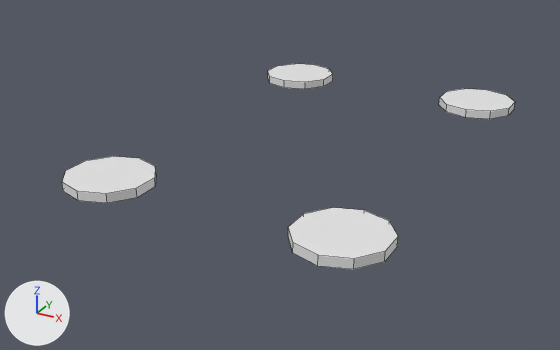
The FBX model assets/meshes/Car_Hover__neon7cf3ff.fbx as it was, and as the next commit left it.
One viewpoint serves both versions: a 50 mm lens placed at (1.86, -3.81, 1.61), pointed at (-0.14, -0.18, -0.21). The axes (+X, +Y, +Z) are drawn at lower left. The lights are the same throughout. The picture after the commit comes second. Mesh edges are drawn as thin lines. Where no turn or scale is listed for an object, it has been applied to the vertices.

Before the edit, the objects in view are built like this:
```python
me_car_hover_neon_7cf3ff = bpy.data.meshes.new('Car_Hover_neon#7cf3ff')
me_car_hover_neon_7cf3ff.from_pydata(...)  # a 10-sided cylinder along z spanning x -0.88..-0.42, y 0.81..1.29, z -0.03..0.02; a 10-sided cylinder along z spanning x 0.42..0.88, y 0.81..1.29, z -0.03..0.02; a 10-sided cylinder along z spanning x -0.88..-0.42, y -1.29..-0.81, z -0.02..0.03; a 10-sided cylinder along z spanning x 0.42..0.88, y -1.29..-0.81, z -0.02..0.03
ob_bake = bpy.data.objects.new('_bake', me_car_hover_neon_7cf3ff)
ob_bake.location = (0.0, 0.0, 0.0)
```
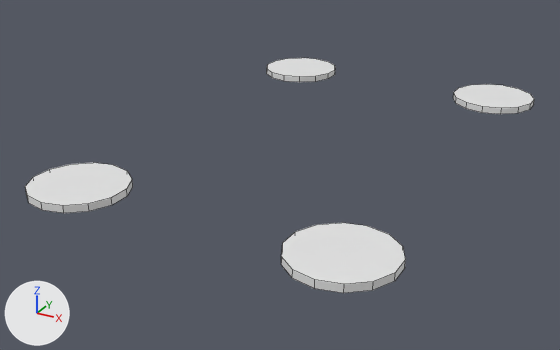
Changed parts and their boxes (x1, y1, x2, y2) in the pictures (560 x 350 px):
'_bake', reshaped (12% wider, 15% taller): before (62, 64, 515, 269); after (25, 58, 534, 293)
part 1 of me_car_hover_neon_7cf3ff, added: after (267, 58, 335, 82)
part 2 of me_car_hover_neon_7cf3ff, added: after (453, 84, 534, 114)
part 3 of me_car_hover_neon_7cf3ff, added: after (25, 163, 133, 213)
part 4 of me_car_hover_neon_7cf3ff, added: after (281, 223, 405, 293)
part 5 of me_car_hover_neon_7cf3ff, deleted: before (268, 64, 333, 89)
part 6 of me_car_hover_neon_7cf3ff, deleted: before (62, 156, 156, 203)
part 7 of me_car_hover_neon_7cf3ff, deleted: before (439, 89, 515, 119)
part 8 of me_car_hover_neon_7cf3ff, deleted: before (288, 208, 398, 269)

Patch to the scene script:
```diff
--- a/assets/meshes/Car_Hover__neon7cf3ff.fbx.py
+++ b/assets/meshes/Car_Hover__neon7cf3ff.fbx.py
@@ me_car_hover_neon_7cf3ff @@
 # used by ob_bake; location = (0.0, 0.0, 0.0)
-me_car_hover_neon_7cf3ff.from_pydata(...)  # 80 vertices, 48 faces; spans x -0.88..0.88, y -1.29..1.29, z -0.03..0.03
+me_car_hover_neon_7cf3ff.from_pydata(...)  # 112 vertices, 64 faces; spans x -0.97..0.97, y -1.46..1.46, z -0.02..0.02
+# me_car_hover_neon_7cf3ff part 1: a new loose piece, a 14-sided cylinder along z spanning x -0.973..-0.467, y 0.94..1.46, z -0.02..0.02
+# me_car_hover_neon_7cf3ff part 2: a new loose piece, a 14-sided cylinder along z spanning x 0.467..0.973, y 0.94..1.46, z -0.02..0.02
+# me_car_hover_neon_7cf3ff part 3: a new loose piece, a 14-sided cylinder along z spanning x -0.973..-0.467, y -1.46..-0.94, z -0.02..0.02
+# me_car_hover_neon_7cf3ff part 4: a new loose piece, a 14-sided cylinder along z spanning x 0.467..0.973, y -1.46..-0.94, z -0.02..0.02
+# me_car_hover_neon_7cf3ff part 5: the loose piece of 20 vertices spanning x -0.88..-0.42, y 0.81..1.29, z -0.03..0.02 is deleted
+# me_car_hover_neon_7cf3ff part 6: the loose piece of 20 vertices spanning x -0.88..-0.42, y -1.29..-0.81, z -0.02..0.03 is deleted
+# me_car_hover_neon_7cf3ff part 7: the loose piece of 20 vertices spanning x 0.42..0.88, y 0.81..1.29, z -0.03..0.02 is deleted
+# me_car_hover_neon_7cf3ff part 8: the loose piece of 20 vertices spanning x 0.42..0.88, y -1.29..-0.81, z -0.02..0.03 is deleted
```
